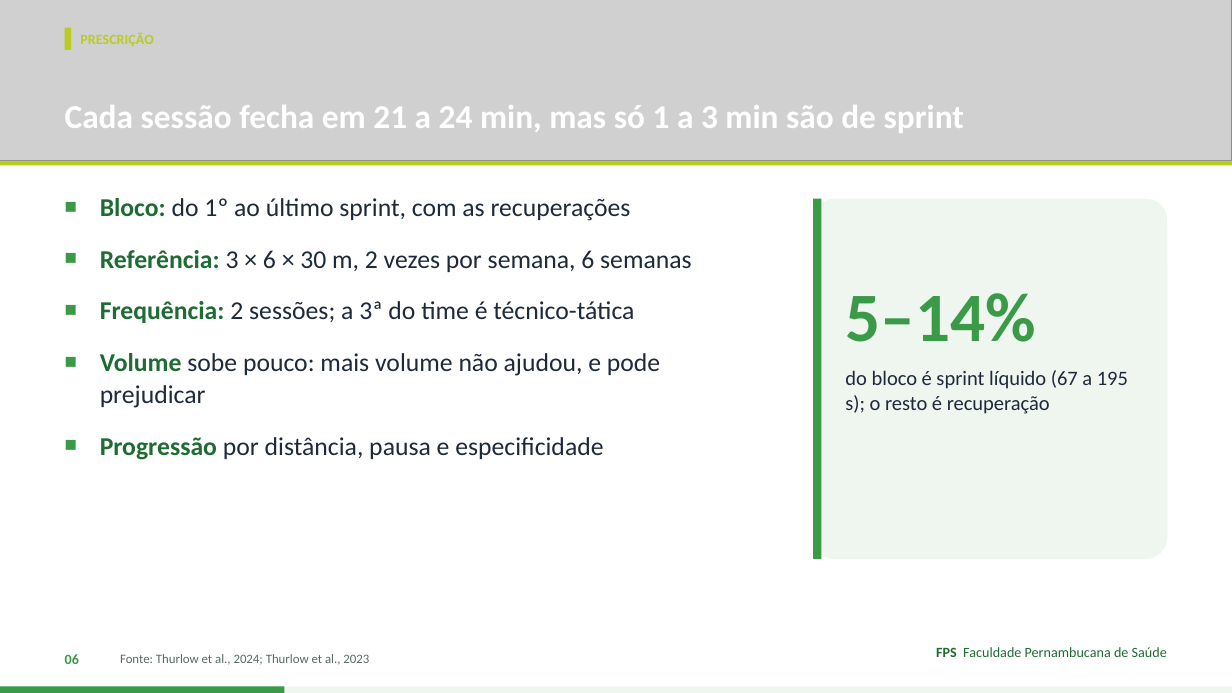
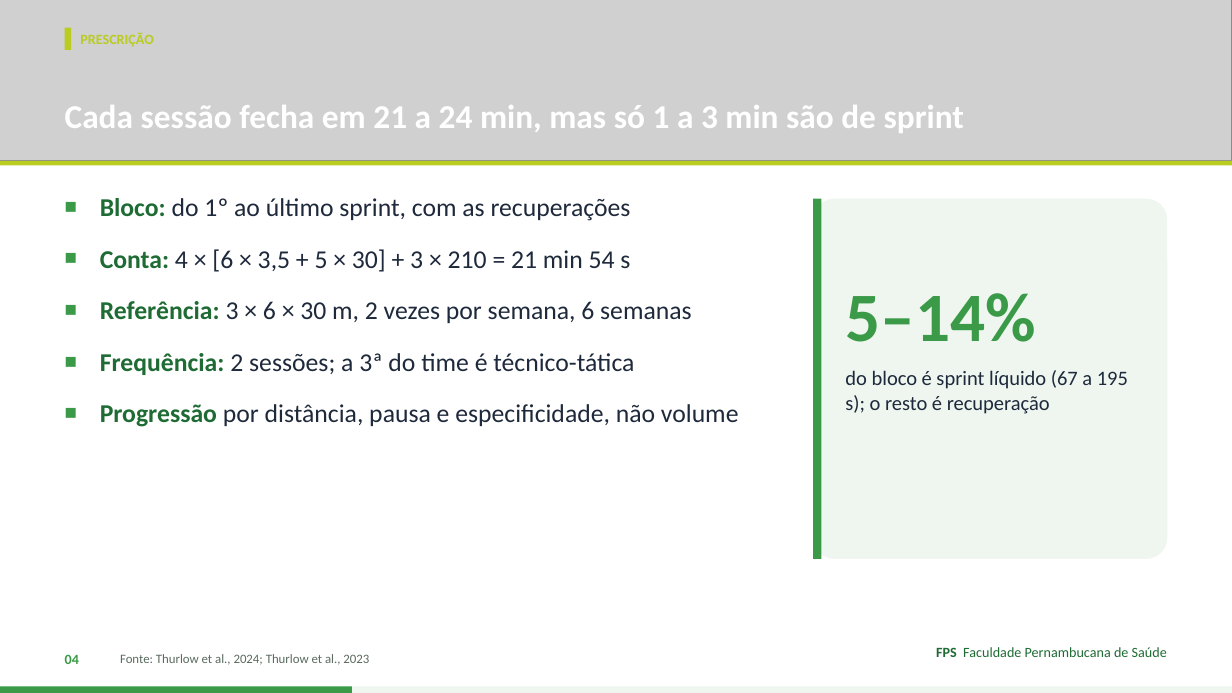
Before and after one commit to Institutomoraisandrade/CRM, a slide deck: slide 4 of trabalho-fps/trabalhos/2026-11-11-handebol-rsa/apresentacao.pptx (slide 6 before the commit). Drawn at 1232x693 pixels with LibreOffice and Linux fonts; fonts in the diff are those of the drawing; grey boxes stand for pictures. Boxes give left, top, right and bottom in pixels: in the first picture for what was removed or moved away, otherwise in the second. Text is boxed around its words. In the diff, an @@ line names an element or a change of style, - is before the commit and + after.

```diff
--- a/trabalho-fps/trabalhos/2026-11-11-handebol-rsa/apresentacao.pptx
+++ b/trabalho-fps/trabalhos/2026-11-11-handebol-rsa/apresentacao.pptx
@@ text at [100, 249, 630, 272]: paragraph added @@
+■ Conta: 4 × [6 × 3,5 + 5 × 30] + 3 × 210 = 21 min 54 s
@@ text at [100, 404, 739, 427]: text changed @@
-■ Volume sobe pouco: mais volume não ajudou, e pode prejudicar
-■ Progressão por distância, pausa e especificidade
+■ Progressão por distância, pausa e especificidade, não volume
@@ text at [65, 654, 79, 664]: text changed @@
-06
+04
@@ rectangle: place and size @@
-rectangle at [0, 687, 285, 693]
+rectangle at [0, 687, 352, 693]
```
Also in this commit, not shown: 12 other slides changed, 1 slide added, 15 slides removed, 4 other files.
